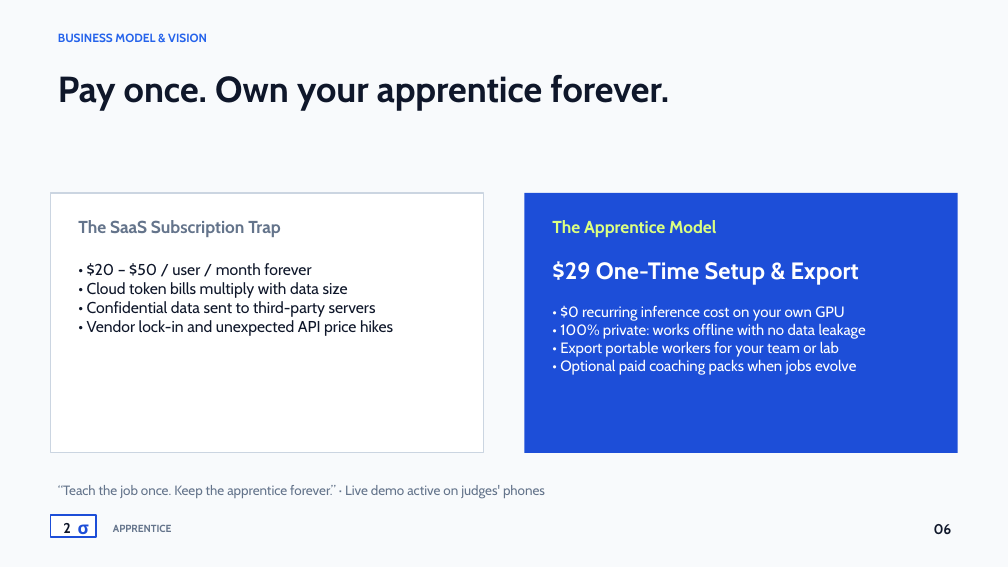
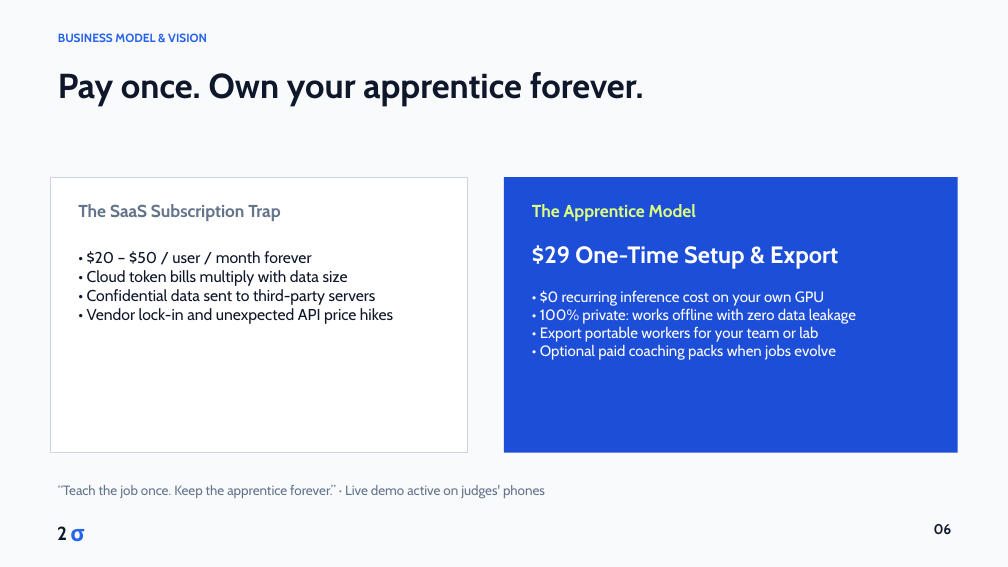
Before and after one commit to zedk1929/local-ai-job-trainer, a slide deck: slide 6 of pitch-deliverables/output/Apprentice_Draft_2.pptx. Drawn at 1008x567 pixels with LibreOffice and Linux fonts; fonts in the diff are those of the drawing. Boxes give left, top, right and bottom in pixels: in the first picture for what was removed or moved away, otherwise in the second. Text is boxed around its words. In the diff, an @@ line names an element or a change of style, - is before the commit and + after.

```diff
--- a/pitch-deliverables/output/Apprentice_Draft_2.pptx
+++ b/pitch-deliverables/output/Apprentice_Draft_2.pptx
@@ text "Pay once. Own your apprentice ..." at (x1=58, y1=72, x2=644, y2=106): size 34.5 to 33 pt @@
@@ rectangle resized from (x1=51, y1=193, x2=484, y2=453) to (x1=51, y1=177, x2=468, y2=453) @@
@@ rectangle resized from (x1=525, y1=193, x2=958, y2=453) to (x1=504, y1=177, x2=958, y2=453) @@
@@ text "The SaaS Subscription Trap" moved from (x1=78, y1=220, x2=280, y2=237) to (x1=78, y1=204, x2=280, y2=221) @@
@@ text "The Apprentice Model" moved from (x1=552, y1=220, x2=716, y2=237) to (x1=532, y1=204, x2=696, y2=221) @@
@@ text "$29 One-Time Setup & Export" moved from (x1=552, y1=261, x2=859, y2=285) to (x1=532, y1=245, x2=838, y2=269) @@
@@ text "• $20 – $50 / ..." moved from (x1=87, y1=263, x2=393, y2=336) to (x1=87, y1=251, x2=393, y2=324) @@
@@ text "• $0 recurring inference cost ..." moved from (x1=560, y1=305, x2=866, y2=375) to (x1=540, y1=290, x2=856, y2=360) @@
@@ text at (x1=540, y1=308, x2=856, y2=324): text changed @@
-• 100% private: works offline with no data leakage
+• 100% private: works offline with zero data leakage
@@ text "2" at (x1=57, y1=526, x2=67, y2=540): size 13.5 to 18 pt @@
@@ rectangle removed at (x1=51, y1=515, x2=96, y2=537) @@
@@ text "σ" moved from (x1=78, y1=524, x2=89, y2=538) to (x1=70, y1=529, x2=84, y2=541) @@
@@ text "σ" at (x1=70, y1=529, x2=84, y2=541): size 16.5 to 21 pt, text colour #1D4ED8 to #2563EB @@
@@ text removed at (x1=113, y1=524, x2=172, y2=532) @@
-APPRENTICE
```
Also in this commit, not shown: 5 other slides changed, 12 other files.
